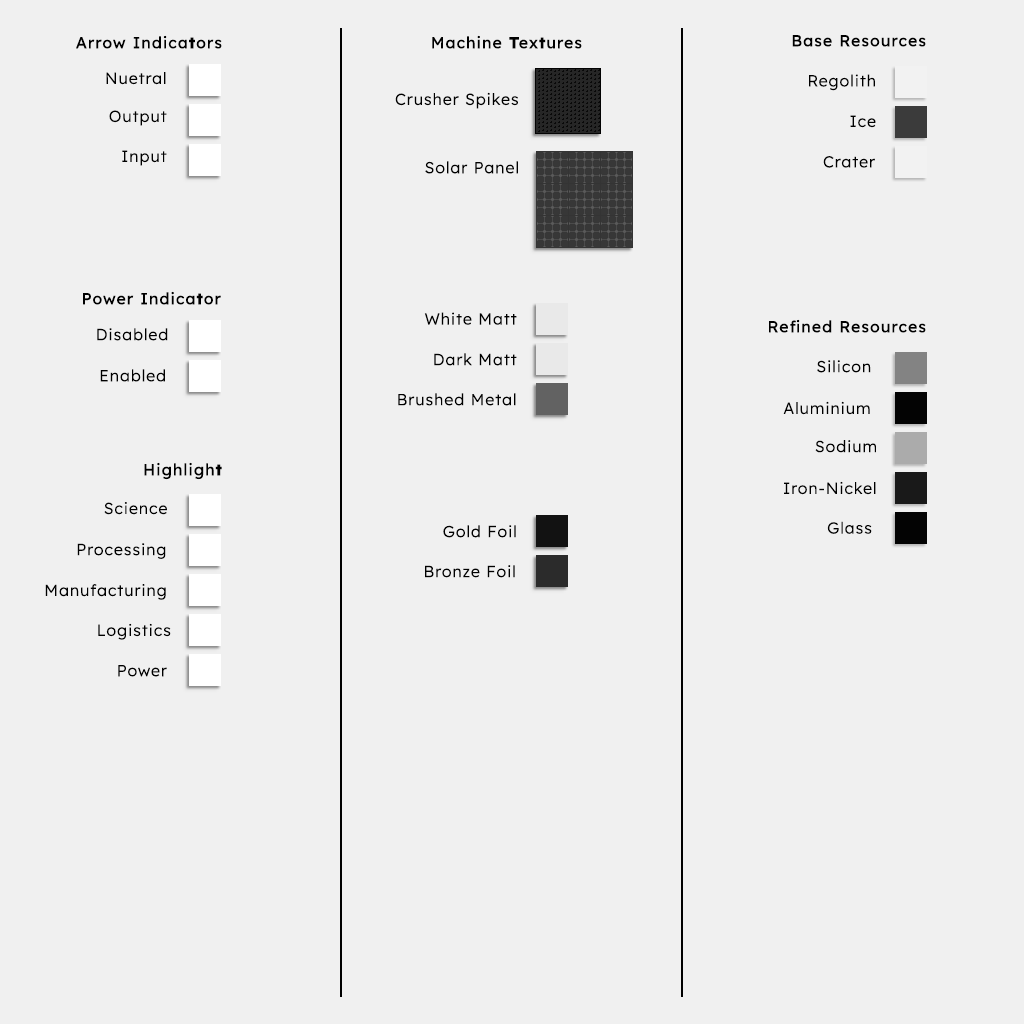
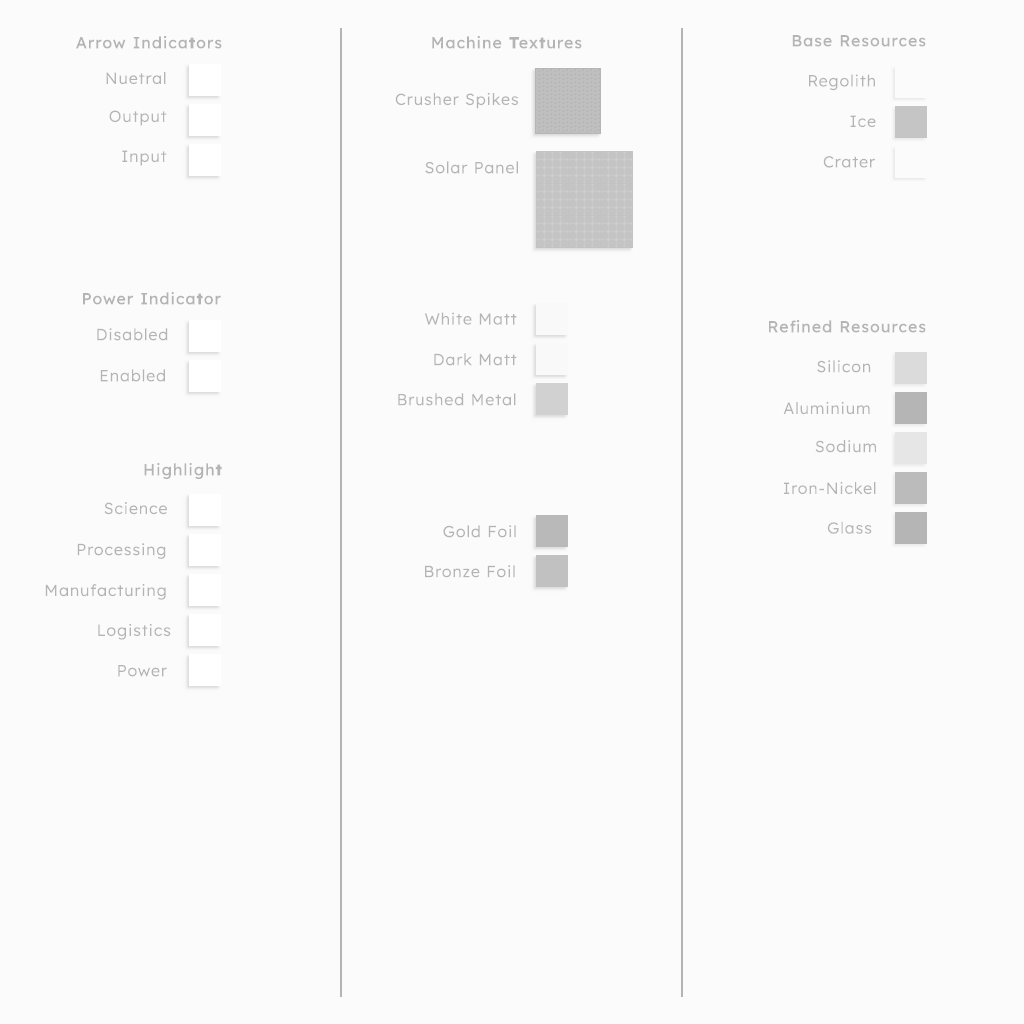
Before/after of a 1024x1024 layered artwork. What changed in the layer stack:
pixels changed over [0, 0, 1024, 1024] (layer not identified)
